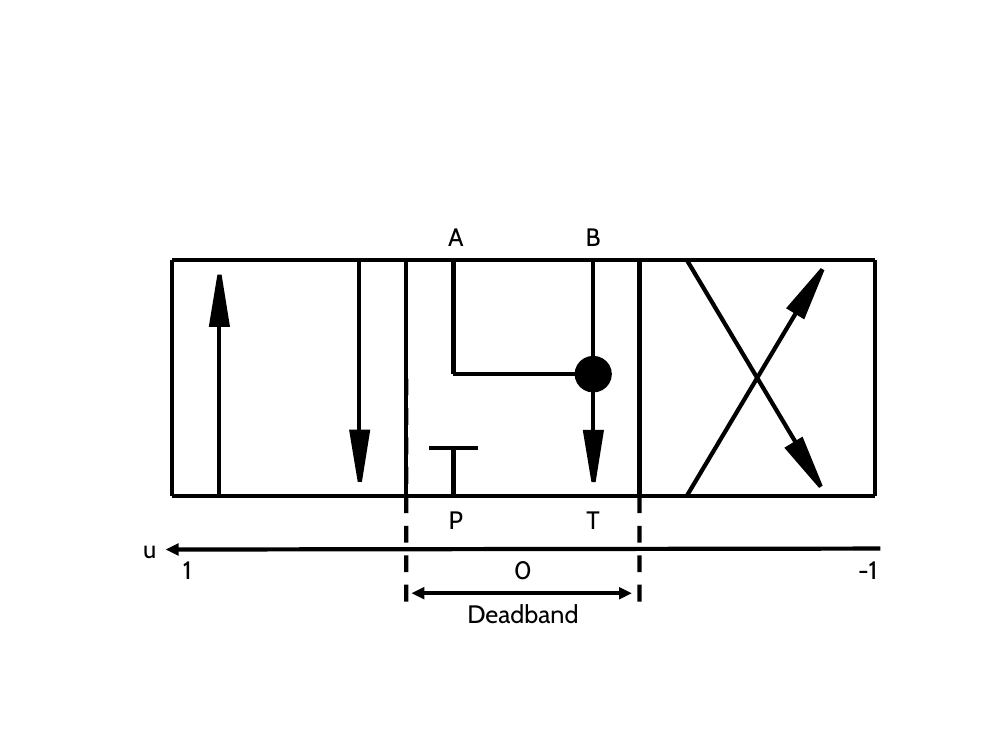
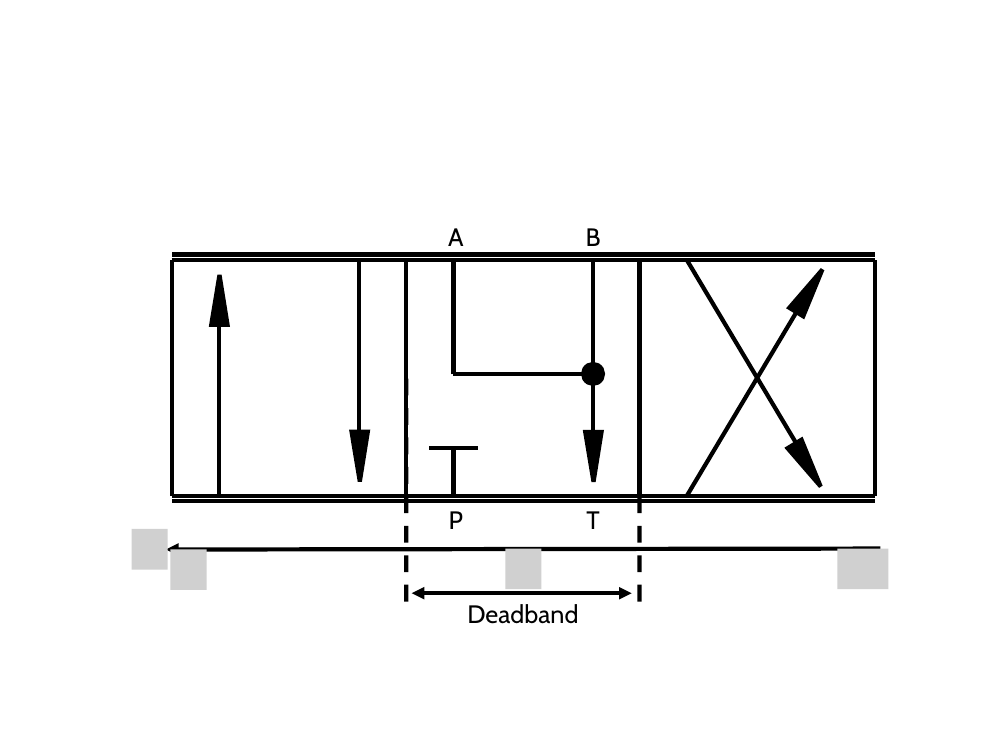
Before and after one commit to emilah-png/Bachelor, a slide deck: slide 2 of Presentasjoner for rapport/DCV, opening area to control signal.pptx. Drawn at 1008x756 pixels with LibreOffice and Linux fonts; fonts in the diff are those of the drawing; grey boxes stand for pictures. Boxes give left, top, right and bottom in pixels: in the first picture for what was removed or moved away, otherwise in the second. Text is boxed around its words. In the diff, an @@ line names an element or a change of style, - is before the commit and + after.

```diff
--- a/Presentasjoner for rapport/DCV, opening area to control signal.pptx
+++ b/Presentasjoner for rapport/DCV, opening area to control signal.pptx
@@ group added at bbox=[132, 254, 889, 590]: 4 pictures, 2 lines @@
@@ ellipse: place and size @@
-ellipse at bbox=[577, 358, 610, 390]
+ellipse at bbox=[584, 364, 604, 384]
@@ text removed at bbox=[143, 545, 156, 559] @@
-u
@@ text removed at bbox=[183, 561, 192, 579] @@
-1
@@ text removed at bbox=[514, 561, 532, 580] @@
-0
@@ text removed at bbox=[858, 561, 877, 579] @@
--1
```
Also in this commit, not shown: 1 other slide changed, 40 other files.
